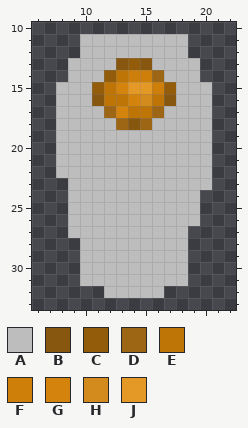
Pixel-art sprite -- DooSpace/Assets/Sprites/Game/Rocket/parts_iteration/Base_color_iteration/base_1_metal.png. This is how it looked before the edit.
The file is 29x37 pixels. Colours within 5 levels of each other are drawn and written as one. Shown: x 6..22, y 10..33.
Palette (. is transparent): A #bdbdbd  B #87570f  C #925c0b  D #9d6614  E #be7506  F #cd7f09  G #d4840c  H #d38b1d  J #e49927
Pixels before, first column x 8:
11 ..AAAAAAAAA..
12 ..AAAAAAAAA..
13 .AAAABCBAAAA.
14 .AAACEFFDAAA.
15 AAACEGJJFCAAA
16 AAABEEGHEBAAA
17 AAAADGEEDAAAA
18 AAAAADBDAAAAA
19 AAAAAAAAAAAAA
20 AAAAAAAAAAAAA
21 AAAAAAAAAAAAA
22 AAAAAAAAAAAAA
23 .AAAAAAAAAAAA
24 .AAAAAAAAAAA.
25 .AAAAAAAAAAA.
26 .AAAAAAAAAAA.
27 .AAAAAAAAAA..
28 ..AAAAAAAAA..
29 ..AAAAAAAAA..
30 ..AAAAAAAAA..
31 ..AAAAAAAAA..
32 ....AAAAA....
After:
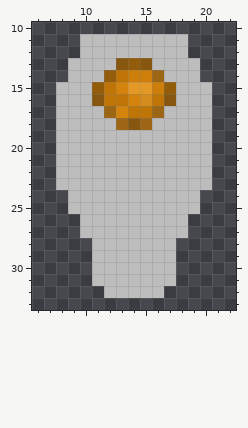
The author wrote: fix bases skins sprites
The edit:
y 23: x 8 . -> A
y 26: x 9 A -> .; x 19 A -> .
y 27: x 9 A -> .
y 28..31: x 10 A -> .; x 18 A -> .
Changed places in both pictures, as pixel boxes (x1, y1, x2, y2):
changed: (56, 178, 92, 286)
erased: (176, 214, 200, 286)
